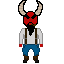
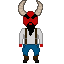
Layer changes from the first (64, 64) image to the second:
painted on "Layer 2" over [18, 0, 43, 26]
